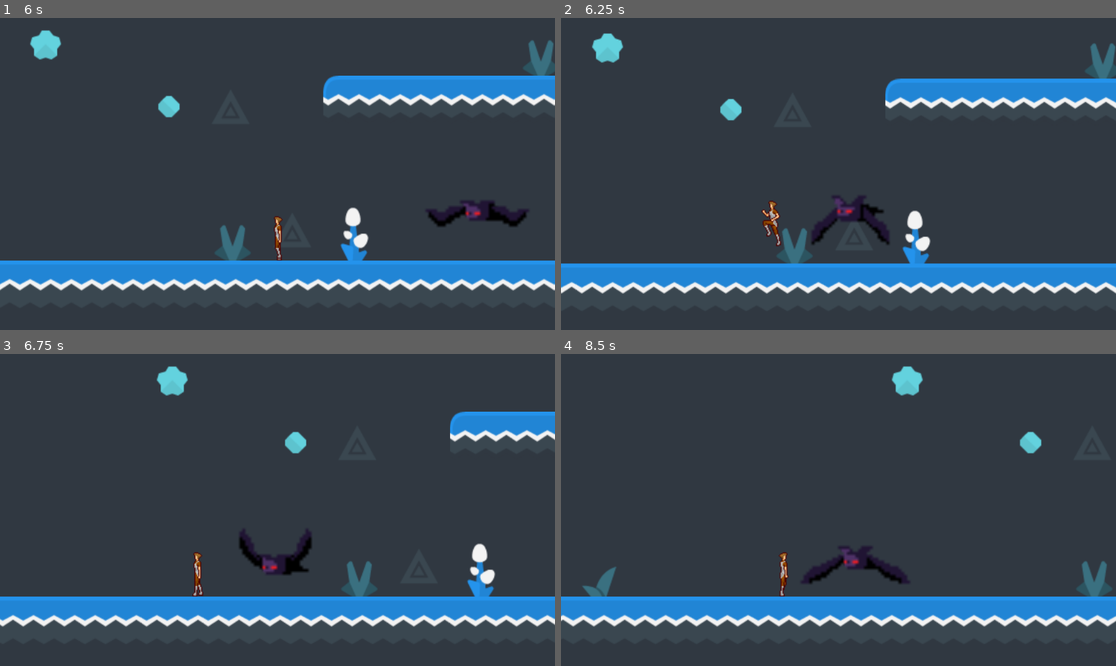
Above: before the commit, frames 1-4 (two rows, left to right).
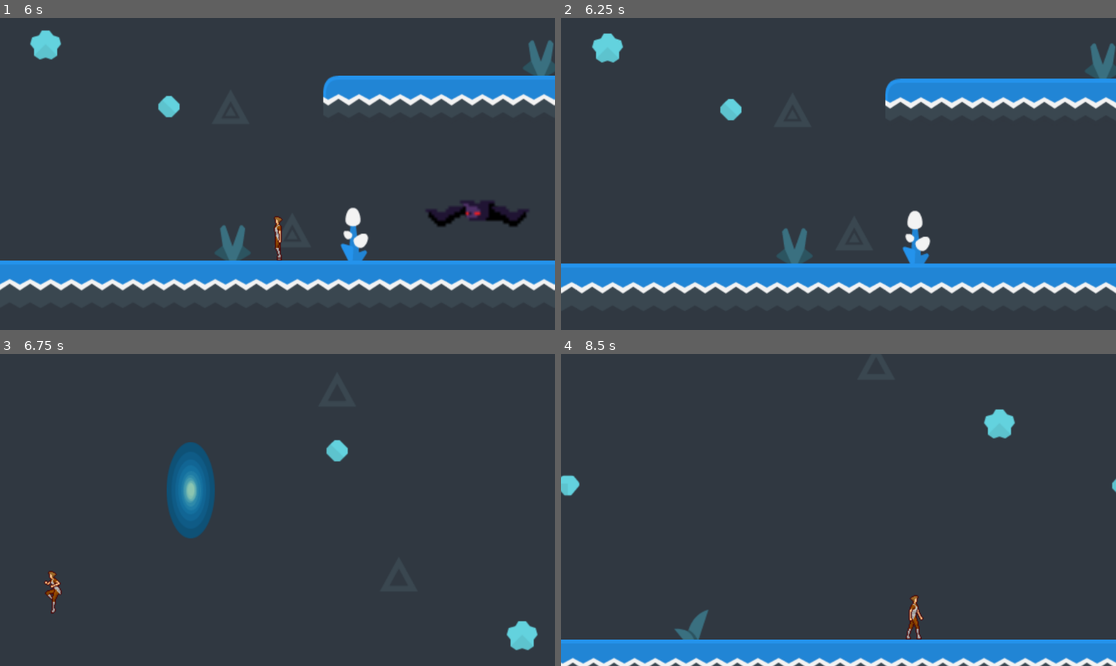
Above: after the commit, the same moments.

Repository: sophiabutt/2D-Platformer
Game: Godot game, scene res://Levels/Level1.tscn
The game is run twice, just before and just after one commit, with the same random seed, the same clock (stepped at 60 frames per second) and the same inputs.
Inputs:
- Up to frame 1 (6 s): hold D (right) 0.53-2.03 s; tap W (jump) at 0.77, 1.52, 3.02, 3.77, 4.52 s; hold A (left) 2.03-2.78 s; hold D (right) 2.78-4.28 s; hold A (left) 4.28-5.03 s; hold D (right) 5.03-5.78 s; hold A (left) from 5.78 s (still down)
- Up to frame 2 (6.25 s): keep holding A (left); tap W (jump) at 6.02 s
- Up to frame 3 (6.75 s): keep holding A (left)
- Up to frame 4 (8.5 s): tap W (jump) at 6.77, 7.52 s; release A (left) at 7.28 s; hold D (right) from 7.28 s (still down)

Frame 1 is identical in both runs. In frame 2, 1.1% of the frame differs, in the area x 36-60%, y 57-74%; in frame 3, 16%; in frame 4, 20%, in the area x 0-100%, y 3-100%.
Error before the commit: Invalid call. Nonexistent function 'die' in base 'CharacterBody2D (Player.gd)'. (res://Enemies/Bat.gd:52)

Commit message:
Relatively small changes
Let me know if anything doesn't make sense. Hopefully this helps.

Diff:
--- a/Enemies/bat.tscn
+++ b/Enemies/bat.tscn
@@ -263,4 +263,4 @@
 [node name="NavigationAgent2D" type="NavigationAgent2D" parent="."]
 
 [connection signal="body_entered" from="Attack" to="." method="_on_attack_body_entered"]
-[connection signal="area_shape_entered" from="Above_and_Below" to="." method="_on_above_and_below_body_entered"]
+[connection signal="body_entered" from="Above_and_Below" to="." method="_on_above_and_below_body_entered"]
--- a/Player/Player.gd
+++ b/Player/Player.gd
@@ -17,6 +17,9 @@
 func _physics_process(_delta):
 	if direction < 0 and not $AnimatedSprite2D.flip_h: $AnimatedSprite2D.flip_h = true
 	if direction > 0 and $AnimatedSprite2D.flip_h: $AnimatedSprite2D.flip_h = false
+	if position.y > 1000:			#fell off the world
+		queue_free()
+
 
 func set_direction(d):
 	direction = d
@@ -25,3 +28,6 @@
 	if $AnimatedSprite2D.animation == anim: return
 	if $AnimatedSprite2D.sprite_frames.has_animation(anim): $AnimatedSprite2D.play(anim)
 	else: $AnimatedSprite2D.play()
+
+func die():
+	queue_free()
